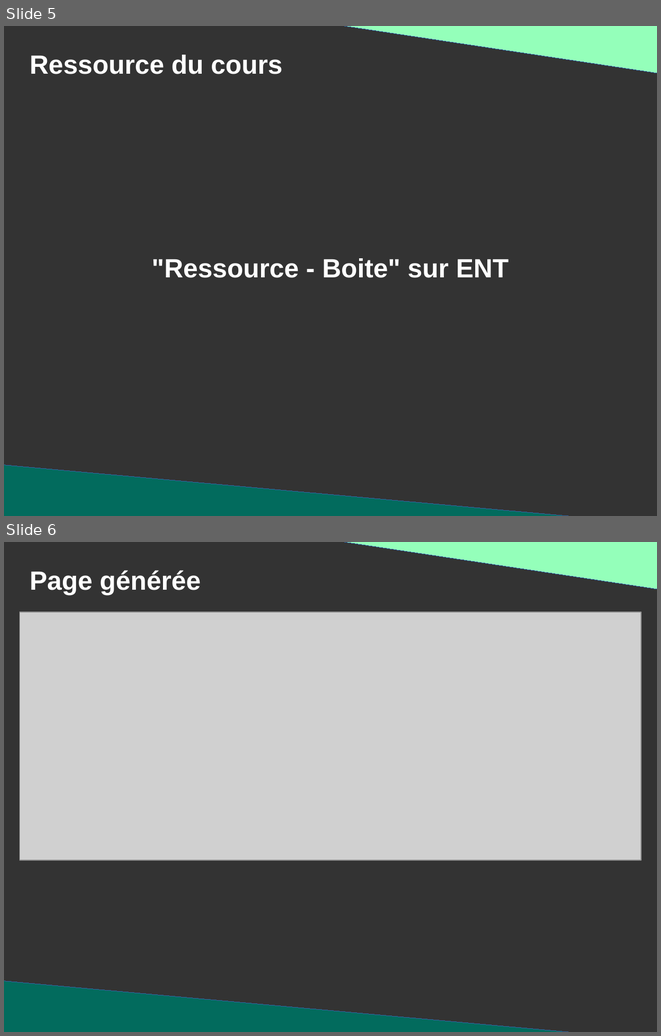
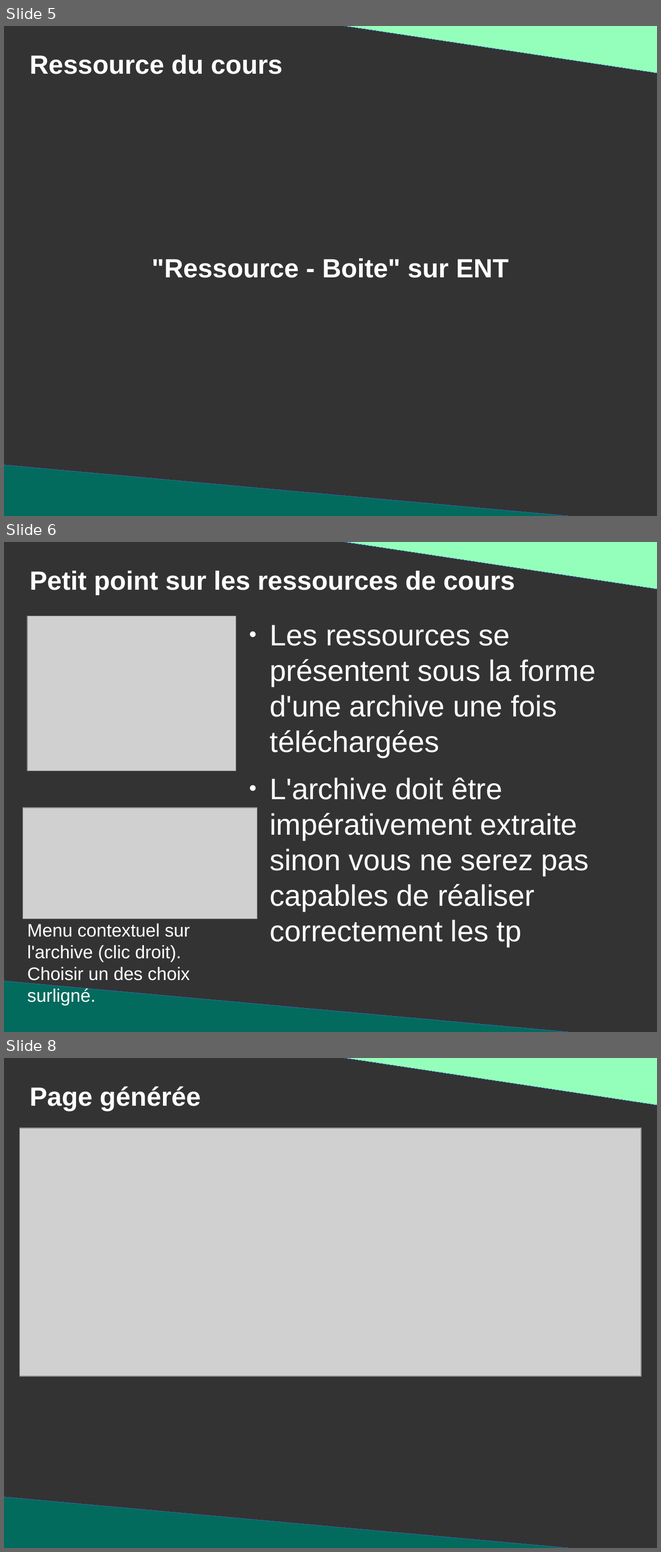
Before and after one commit to DanYellow/presentations, a slide deck: mmi/html/travaux-pratiques/numero-2/presentation.odp. Shown one above the other, each under a label of ours: slides 5 and 6 before the commit, slides 5, 6 and 8 after it; the slides between them are not shown. The pictures are 661x1036 and 661x1552 pixels, drawn with LibreOffice and Linux fonts; fonts in the diff are those of the drawing; grey boxes stand for pictures. Boxes give left, top, right and bottom in pixels: in the first picture for what was removed or moved away, otherwise in the second. Text is boxed around its words. In the diff, an @@ line names an element or a change of style, - is before the commit and + after.

```diff
--- a/mmi/html/travaux-pratiques/numero-2/presentation.odp
+++ b/mmi/html/travaux-pratiques/numero-2/presentation.odp
@@ slide 6 added at (4,542,657,1032), background #333333 @@
@@ right triangle added at (321,542,657,589), fill #94FFBA, outline #3465A4 0 pt @@
@@ title added at (29,571,515,594), 32 pt, text #FFFFFF, bold @@
+Petit point sur les ressources de cours
@@ picture added at (27,616,236,771) @@
@@ text added at (270,625,595,946), 36 pt, text #FFFFFF @@
+● Les ressources se présentent sous la forme d'une archive une fois téléchargées
+● L'archive doit être impérativement extraite sinon vous ne serez pas capables de réaliser correctement les tp
@@ picture added at (23,808,257,918) @@
@@ title added at (27,923,190,1005), 22 pt, text #FFFFFF @@
+Menu contextuel sur l'archive (clic droit).
+Choisir un des choix surligné.
@@ right triangle added at (4,980,615,1032), fill #026B5D, outline #3465A4 0 pt @@
@@ what was slide 6 is now slide 8 @@
```
Also in this commit, not shown: 6 slides changed, 3 other slides added, 7 other files.
